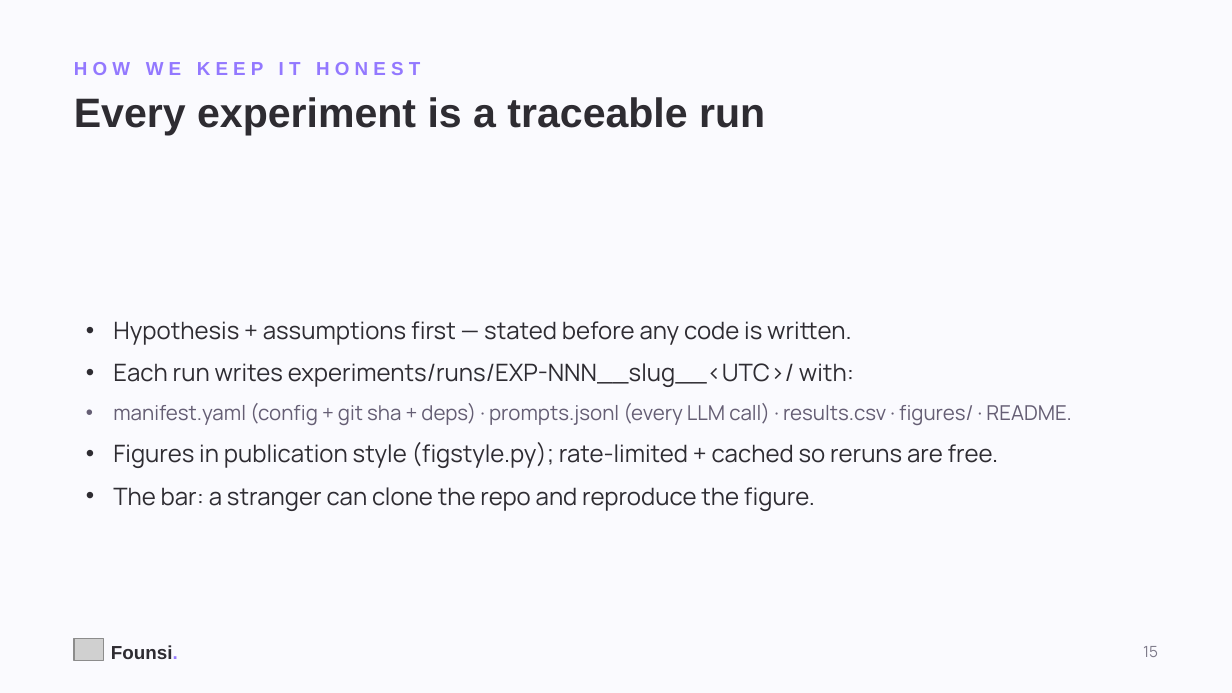
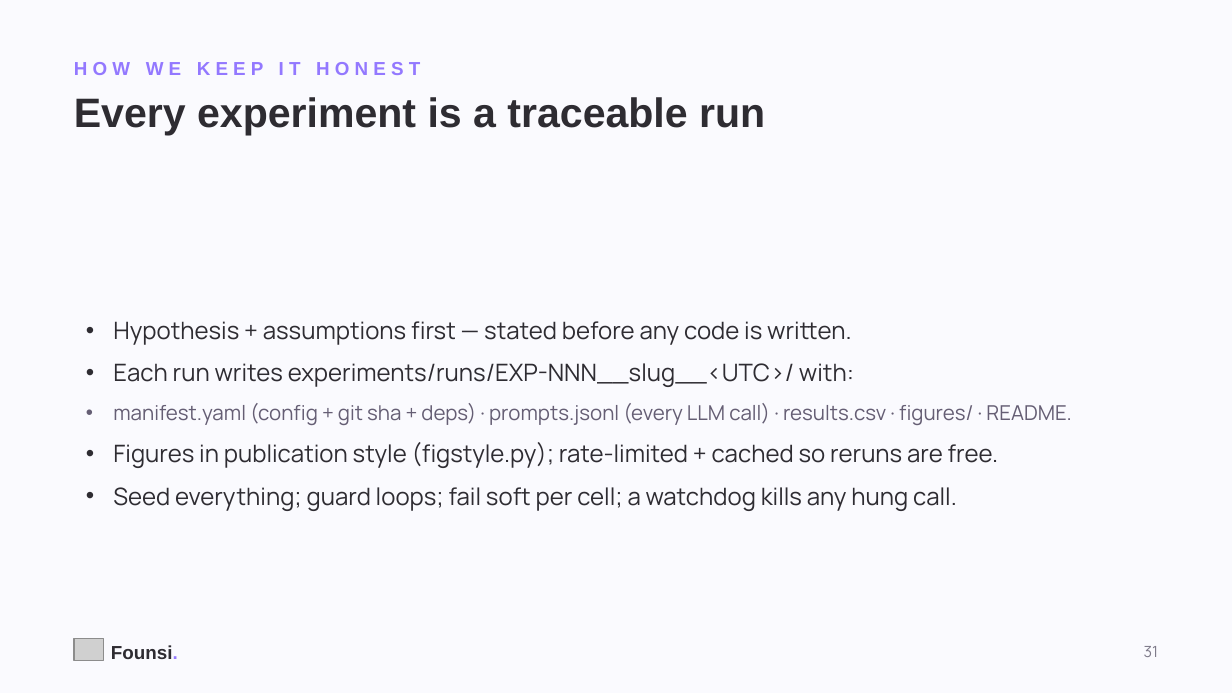
Before and after one commit to kanishkpatel1995/agent-harness, a slide deck: slide 31 of presentation/founsi-context-engineering.pptx (slide 15 before the commit). Drawn at 1232x693 pixels with LibreOffice and Linux fonts; fonts in the diff are those of the drawing; grey boxes stand for pictures. Boxes give left, top, right and bottom in pixels: in the first picture for what was removed or moved away, otherwise in the second. Text is boxed around its words. In the diff, an @@ line names an element or a change of style, - is before the commit and + after.

```diff
--- a/presentation/founsi-context-engineering.pptx
+++ b/presentation/founsi-context-engineering.pptx
@@ text at bbox=[113, 487, 957, 511]: text changed @@
-• The bar: a stranger can clone the repo and reproduce the figure.
+• Seed everything; guard loops; fail soft per cell; a watchdog kills any hung call.
@@ text at bbox=[1144, 646, 1159, 657]: text changed @@
-15
+31
```
Also in this commit, not shown: 15 other slides changed, 24 slides added, 12 slides removed, 1 other file.
